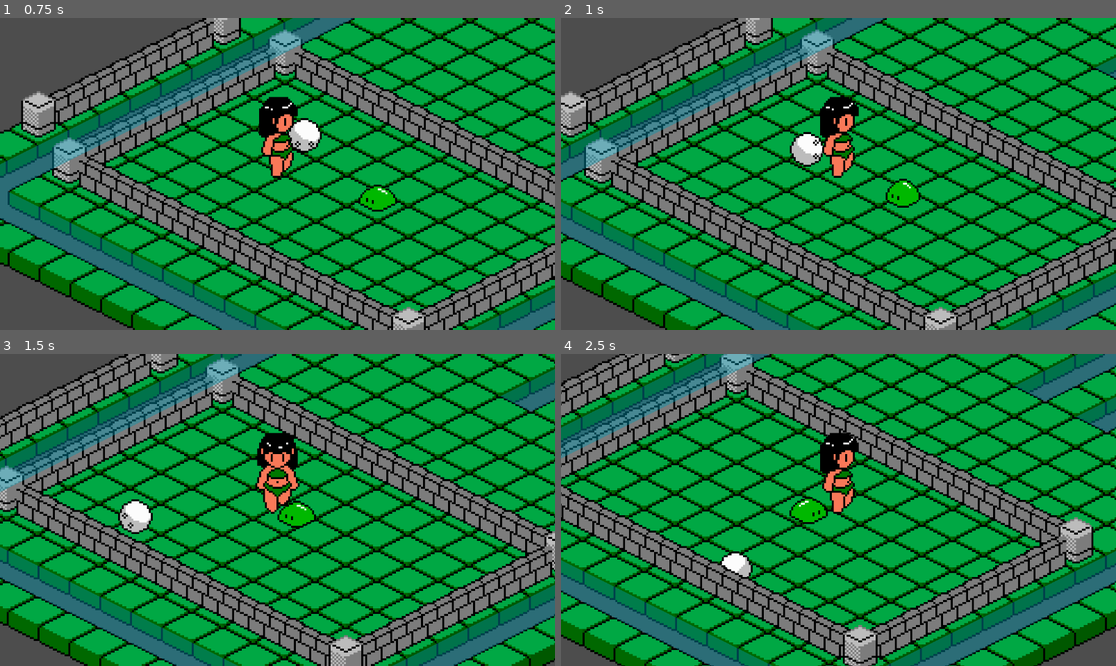
Above: before the commit, frames 1-4 (two rows, left to right).
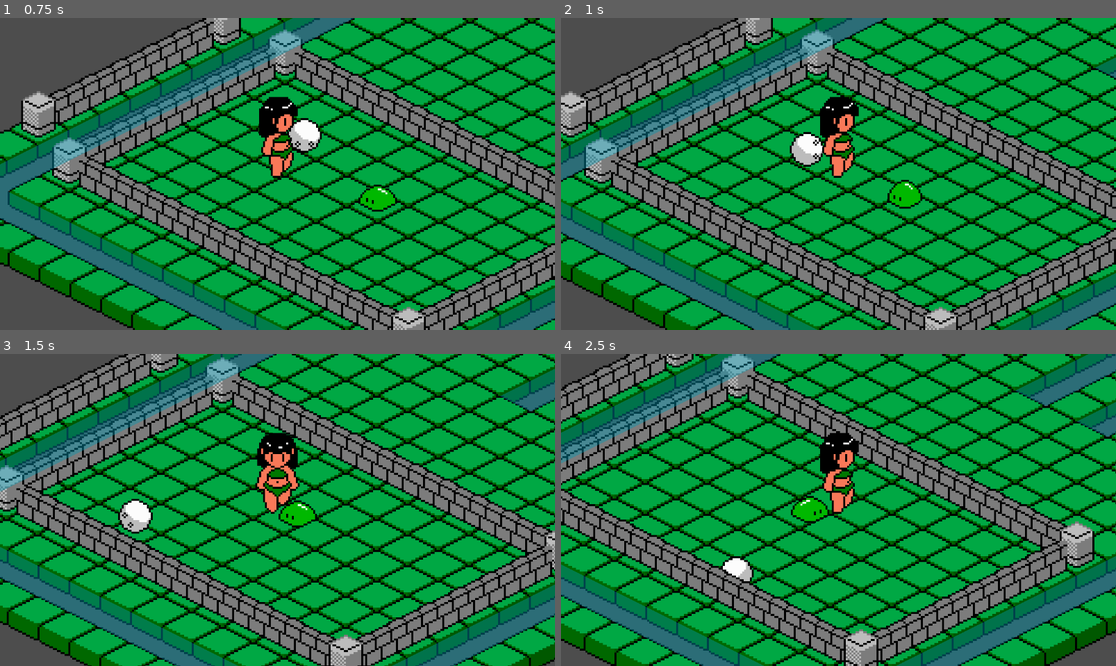
Above: after the commit, the same moments.

Repository: nahuelzanier/AdventureGame
Game: Godot game, scene res://game/main.tscn
Same seed, same stepped clock (60 frames per second), same inputs: the game is played once before the commit and once after it.
Inputs:
- Up to frame 1 (0.75 s): hold Right (right) from 0.53 s (still down)
- Up to frame 2 (1 s): keep holding Right (right)
- Up to frame 3 (1.5 s): release Right (right) at 1.28 s; hold Down (down) from 1.28 s (still down)
- Up to frame 4 (2.5 s): release Down (down) at 2.03 s; hold Right (right) from 2.03 s (still down)

Frame 1 is identical in both runs. In frame 2, 0.2% of the frame differs, in the area x 58-66%, y 51-62%; in frame 3, 12%; in frame 4, 49%, in the area x 0-100%, y 0-100%.

Commit message:
slime

Diff:
--- a/enemies/slime.gd
+++ b/enemies/slime.gd
@@ -3,7 +3,7 @@
 @onready var anim_sprite = $AnimatedSprite2D
 
 var target = null
-var speed = 20
+var speed = 0.6
 
 func _ready():
 	add_to_group("ENEMY")
@@ -14,7 +14,7 @@
 		anim_sprite.flip_h = velocity.x > 0
 	else:
 		velocity = Vector2.ZERO
-	move_and_slide()
+	move_and_collide(speed * velocity)
 
 func _on_slime_sense_body_entered(body):
 	if body.is_in_group("PLAYER"):
--- a/enemies/slime.tscn
+++ b/enemies/slime.tscn
@@ -30,8 +30,8 @@
 height = 18.0
 
 [sub_resource type="CapsuleShape2D" id="CapsuleShape2D_wwdfb"]
-radius = 33.0
-height = 94.0
+radius = 29.0
+height = 86.0
 
 [node name="Slime" type="CharacterBody2D"]
 script = ExtResource("1_nwya2")
@@ -51,7 +51,7 @@
 [node name="SlimeSense" type="Area2D" parent="."]
 
 [node name="CollisionShape2D" type="CollisionShape2D" parent="SlimeSense"]
-position = Vector2(0, -3)
+position = Vector2(0, -4)
 rotation = 1.5708
 shape = SubResource("CapsuleShape2D_wwdfb")
 debug_color = Color(0.414217, 0.605482, 0, 0.42)
